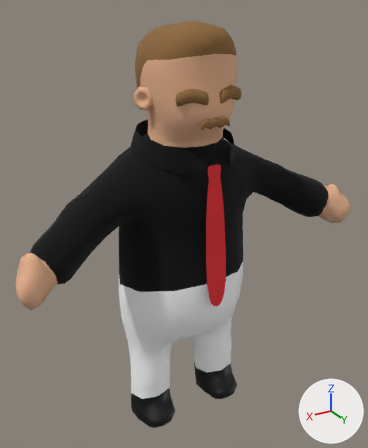
The Blender file BlenderFiles/PlayerCharacter/PlayerCharacter0_Polished_Rigged.blend, before and after one commit.
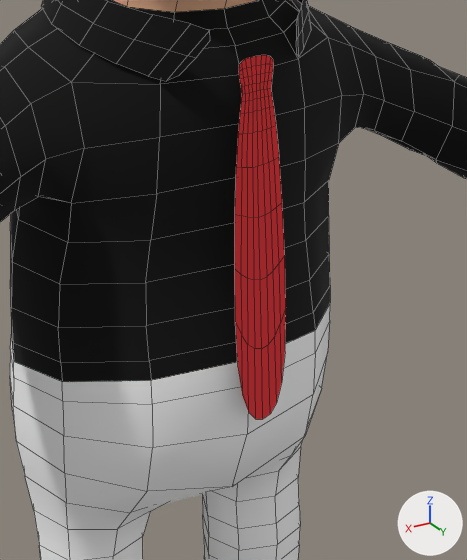
There are two pictures of each version: one whole from a camera (50 mm lens) standing at (0.967, 1.63, 1.024) and looking at (-0.02, -0.015, 0.202), one close up on the part from 31% to 81% of the width and 32% to 81% of the height. Arrows for +X, +Y and +Z are at lower right; the lights stay in place. The close-ups show mesh edges as thin lines.

In view in the first close-up: 'HumanBase', 'Tie'.
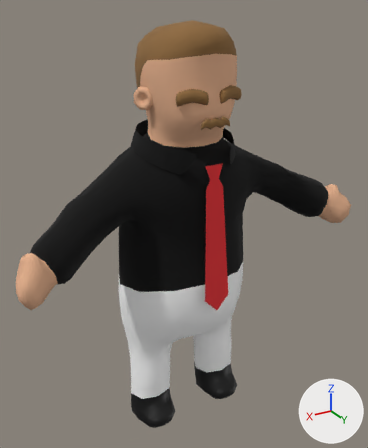
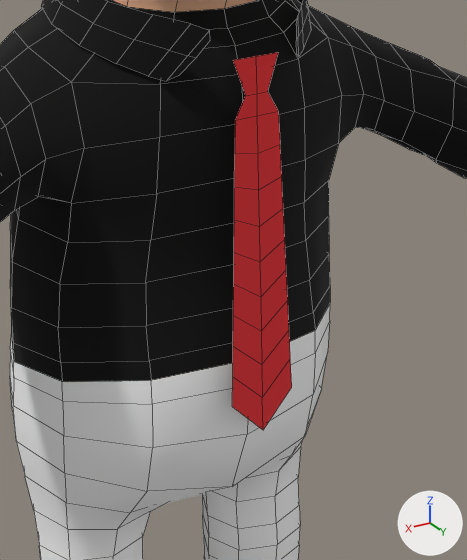
Commit message: Fixed Tie on Player Character

Changed parts and their boxes [x1, y1, x2, y2] in the close-ups (467 x 560 px):
'Tie', reshaped, modifiers changed (17% wider): before [235, 55, 286, 419]; after [232, 52, 292, 430]
part 1 of me_cube_002, built on: before [235, 157, 286, 419]; after [232, 52, 292, 430]

The change, as a diff of the scene's bpy script:
```diff
--- a/BlenderFiles/PlayerCharacter/PlayerCharacter0_Polished_Rigged.blend.py
+++ b/BlenderFiles/PlayerCharacter/PlayerCharacter0_Polished_Rigged.blend.py
@@ me_cube_002 @@
 # used by ob_tie; location = (-0.01, 0.205, 0.533); rotation_euler = (0.0758, 0.0, 0.0), in degrees (4.3, 0, 0)
-me_cube_002.from_pydata(...)  # 8 vertices, 3 faces; spans x 0.0..0.054, y 0.001, z -0.598..-0.023
+me_cube_002.from_pydata(...)  # 36 vertices, 22 faces; spans x -0.054..0.054, y 0.001, z -0.598..-0.023
+# me_cube_002 part 1
+# 1 face is deleted
+# 28 vertices are added at x -0.054..0.052, y 0.001, z -0.543..-0.023
+# 20 new faces join them
 me_cube_002.materials.append(mat_tieredmaterial)
@@ ob_tie @@
 ob_tie.rotation_euler = (0.0758, 0.0, 0.0)  # degrees (4.3, 0, 0)
-_m = ob_tie.modifiers.new('Mirror', 'MIRROR')
-_m.use_clip = True
-_m = ob_tie.modifiers.new('Subdivision', 'SUBSURF')
```
